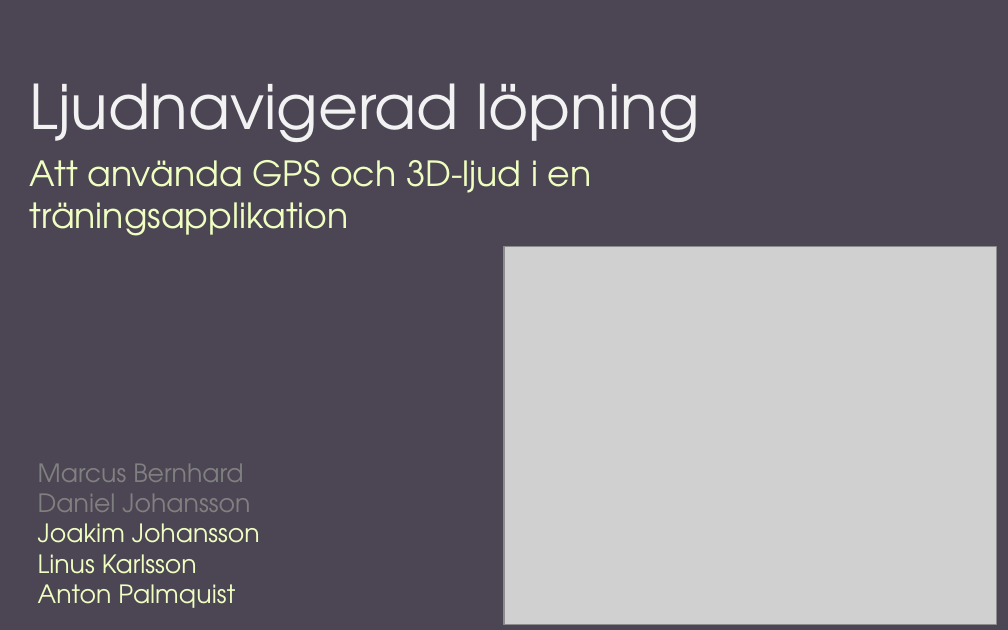
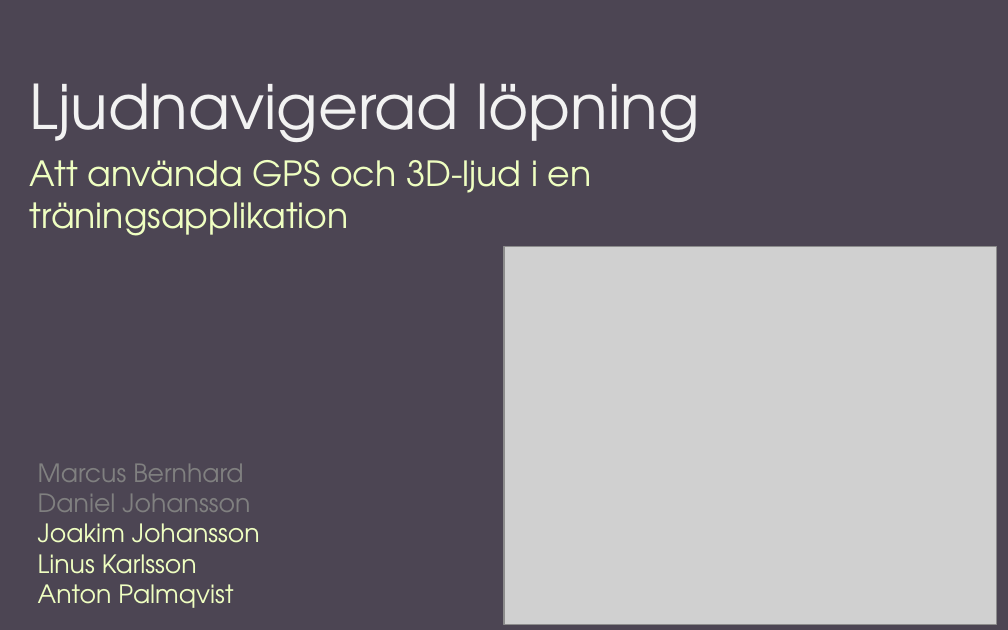
Before and after one commit to Akodiat/Ljudjagare, a slide deck: slide 1 of Documents/presentation/Sound-guided running.pptx. Drawn at 1008x630 pixels with LibreOffice and Linux fonts; fonts in the diff are those of the drawing; grey boxes stand for pictures. Boxes give left, top, right and bottom in pixels: in the first picture for what was removed or moved away, otherwise in the second. Text is boxed around its words. In the diff, an @@ line names an element or a change of style, - is before the commit and + after.

```diff
--- a/Documents/presentation/Sound-guided running.pptx
+++ b/Documents/presentation/Sound-guided running.pptx
@@ text at (x1=38, y1=584, x2=233, y2=608): text changed @@
-Anton Palmquist
+Anton Palmqvist
```
Also in this commit, not shown: 4 slides added, 1 other file.
